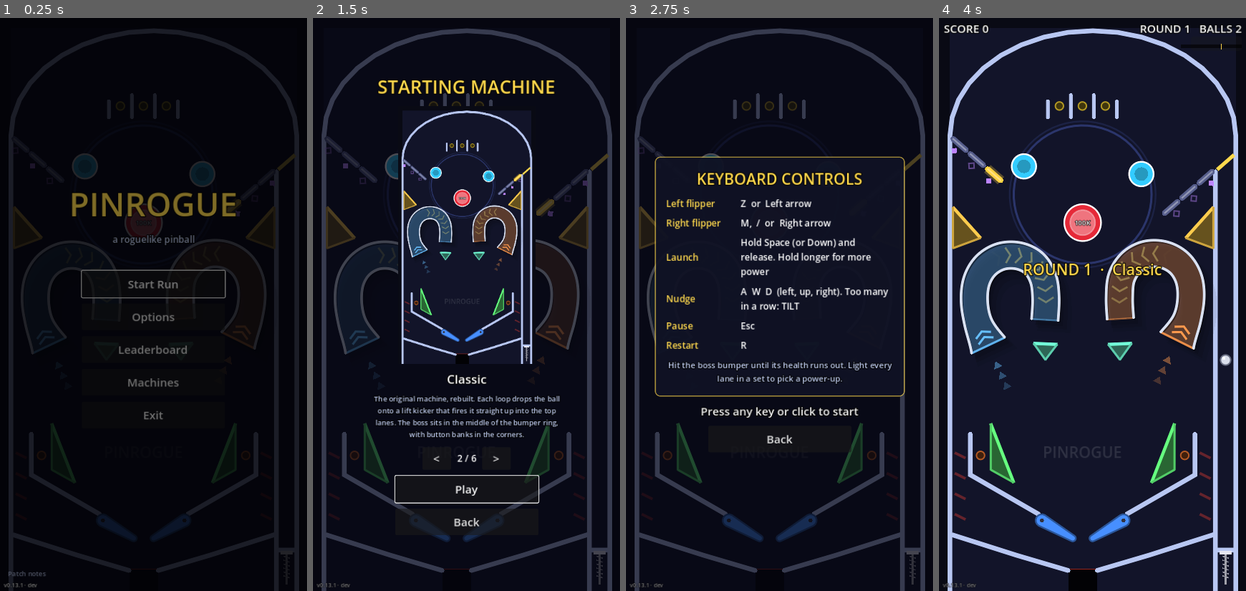
Above: before the commit, frames 1-4 (left to right).
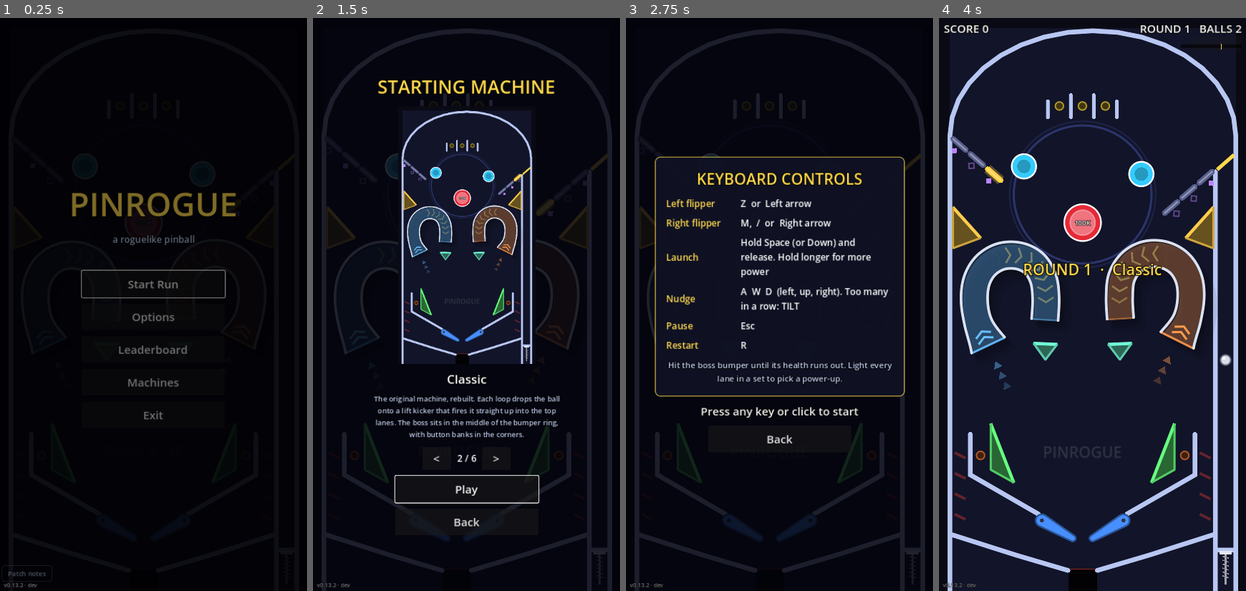
Above: after the commit, the same moments.

Repository: sessaregoAldo/PinRogue
Game: Godot game, scene res://scenes/main_menu.tscn
Two runs of this game, one before a commit and one after it. Both use one fixed random seed, a clock stepped at 60 frames per second and the inputs below.
Inputs (mouse positions are in pixels of both pictures, inside the frame that each line leads up to):
- Up to frame 1 (0.25 s): no input
- Up to frame 2 (1.5 s): click "Start Run" at 0.5 s; click "Endless" at 1.25 s
- Up to frame 3 (2.75 s): click "Play" at 2 s
- Up to frame 4 (4 s): tap Enter (ui_accept) at 2.75, 3.02 s; move the mouse to (1160, 275) at 2.77 s; hold M (flipper_right) 2.78-3.5 s; hold Space (launch) 2.78-3.5 s; click (1160, 275) at 2.92 s; drag from (1031, 333) to (1003, 453) at 3.52 s

The runs differ from the first frame. In frame 1, less than 0.1% of the frame differs, in the area x 0-18%, y 95-100%; in frame 2, 7.6%, in the area x 2-98%, y 1-100%; in frame 3, 6.4%; in frame 4, less than 0.1%.

Commit message:
v0.13.2: subtle outline on the Patch notes button, darker main menu backdrop
Co-Authored-By: Claude Opus 5.5 <noreply@anthropic.com>

Diff:
--- a/build_info.cfg
+++ b/build_info.cfg
@@ -1,2 +1,2 @@
 [build]
-time="2026-11-09 06:11 UTC"
+time="2026-11-09 06:32 UTC"
--- a/project.godot
+++ b/project.godot
@@ -11,7 +11,7 @@
 [application]
 
 config/name="PinRogue"
-config/version="0.13.1"
+config/version="0.13.2"
 run/main_scene="res://scenes/main_menu.tscn"
 config/features=PackedStringArray("4.3", "GL Compatibility")
 
--- a/scripts/main_menu.gd
+++ b/scripts/main_menu.gd
@@ -304,7 +304,7 @@
 	ui.layer = 10
 	add_child(ui)
 	var dim := ColorRect.new()
-	dim.color = Color(0.02, 0.02, 0.06, 0.72)
+	dim.color = Color(0.01, 0.01, 0.04, 0.86)
 	dim.set_anchors_preset(Control.PRESET_FULL_RECT)
 	ui.add_child(dim)
 	var center := CenterContainer.new()
@@ -459,13 +459,22 @@
 	# Small "Patch notes" button in the bottom-left corner, just above the version tag.
 	_notes_corner = Button.new()
 	_notes_corner.text = "Patch notes"
-	_notes_corner.flat = true
+	_notes_corner.flat = false
 	_notes_corner.position = Vector2(2, 1070)
 	_notes_corner.size = Vector2(96, 26)
 	_notes_corner.add_theme_font_size_override("font_size", 13)
 	_notes_corner.add_theme_color_override("font_color", Color(0.75, 0.8, 0.95, 0.8))
 	_notes_corner.add_theme_color_override("font_hover_color", GOLD)
 	_notes_corner.focus_mode = Control.FOCUS_NONE
+	# Faint outline so it reads as a button; brighter on hover.
+	for state in ["normal", "hover", "pressed"]:
+		var outline := StyleBoxFlat.new()
+		outline.bg_color = Color(1, 1, 1, 0.0 if state == "normal" else 0.06)
+		outline.border_color = Color(0.75, 0.8, 0.95, 0.3) if state == "normal" else Color(GOLD, 0.6)
+		outline.set_border_width_all(1)
+		outline.set_corner_radius_all(5)
+		outline.set_content_margin_all(2)
+		_notes_corner.add_theme_stylebox_override(state, outline)
 	_notes_corner.pressed.connect(func() -> void: _click_to(_notes_page))
 	ui.add_child(_notes_corner)
 
Not shown, changed: docs/index.pck
